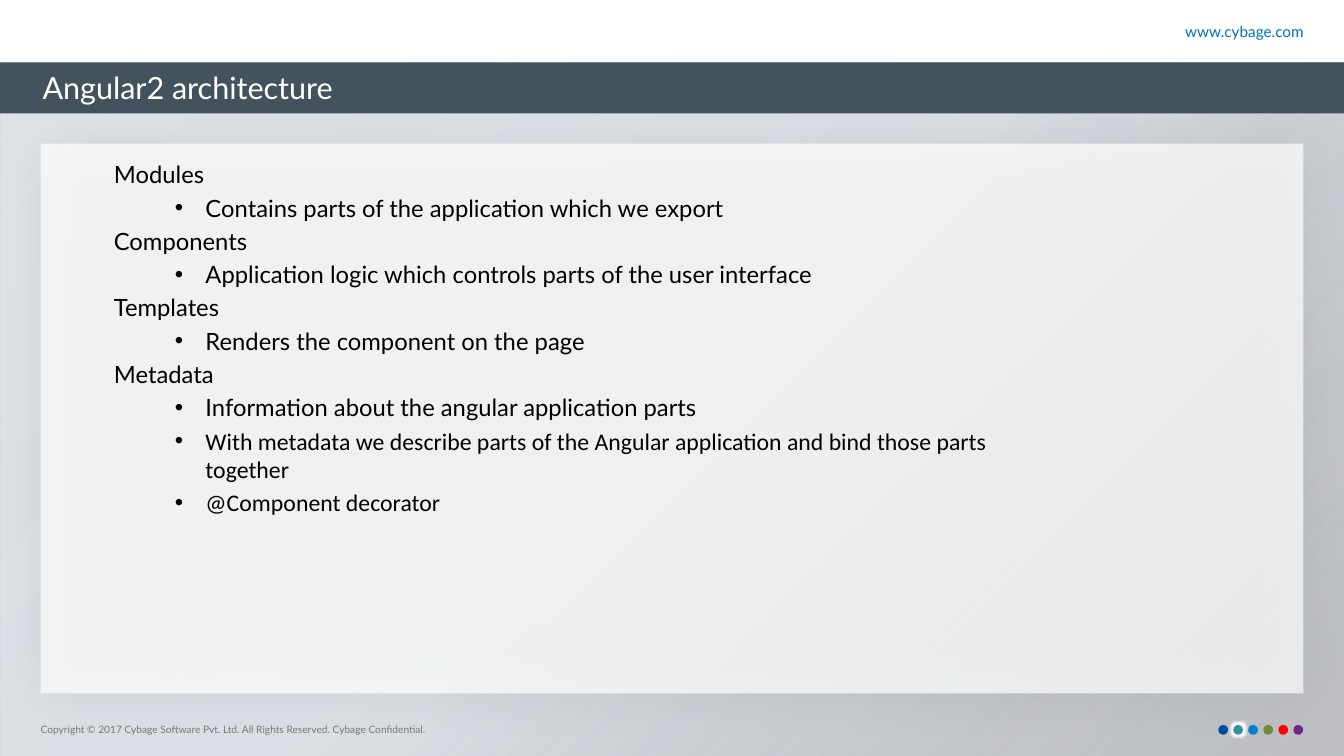
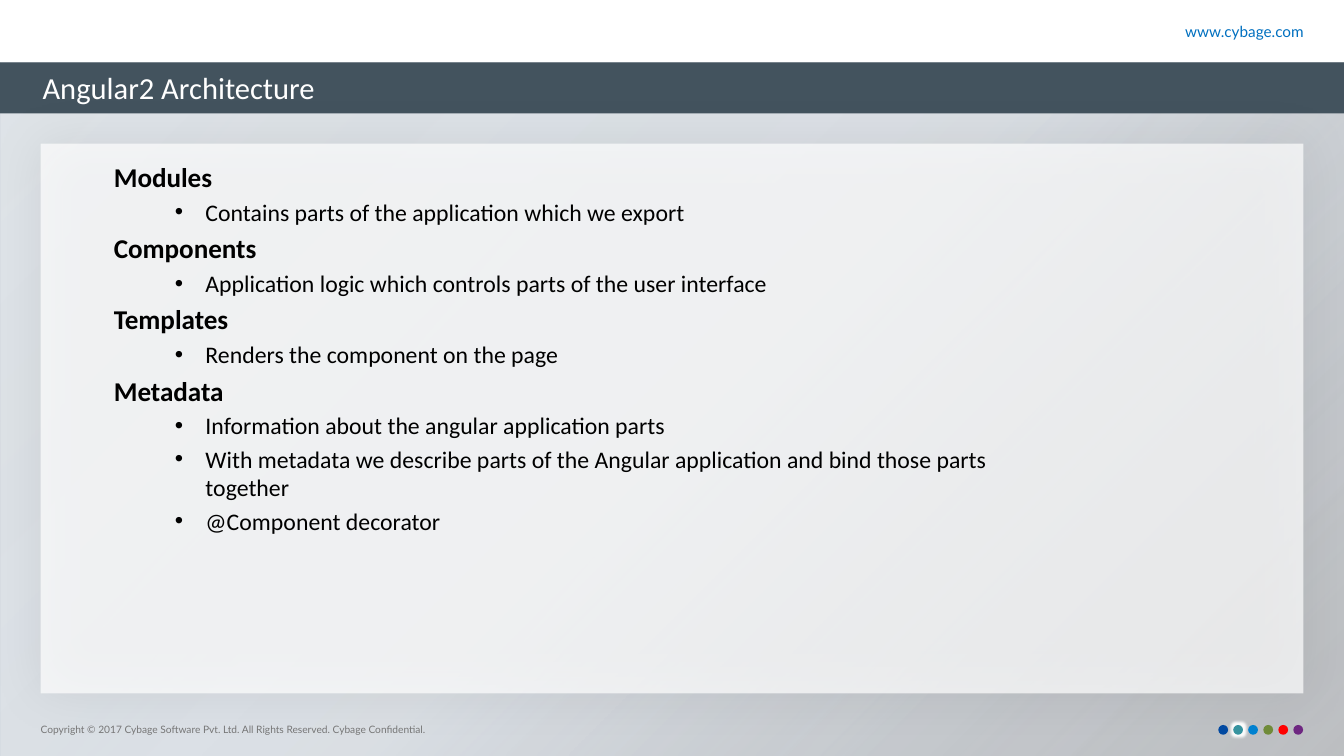
Before and after one commit to nileshpag/ppt, a slide deck: slide 6 of Angular2.pptx. Drawn at 1344x756 pixels with LibreOffice and Linux fonts; fonts in the diff are those of the drawing; background and template pictures are left out. Boxes give left, top, right and bottom in pixels: in the first picture for what was removed or moved away, otherwise in the second. Text is boxed around its words. In the diff, an @@ line names an element or a change of style, - is before the commit and + after.

```diff
--- a/Angular2.pptx
+++ b/Angular2.pptx
@@ title at (43,78,314,105): text changed; font Lato to Calibri @@
-Angular2 architecture
+Angular2 Architecture
@@ text at (114,168,767,438): size 14 to 16 pt, bold on in "Modules", "Components", "Templates", "Metadata"; font Lato to Calibri in "Modules", "Contains parts of the application which we ...", "Components", "Application logic which controls parts of the ..." and 4 more places @@
```
Also in this commit, not shown: 14 other slides changed, 2 slides removed.
